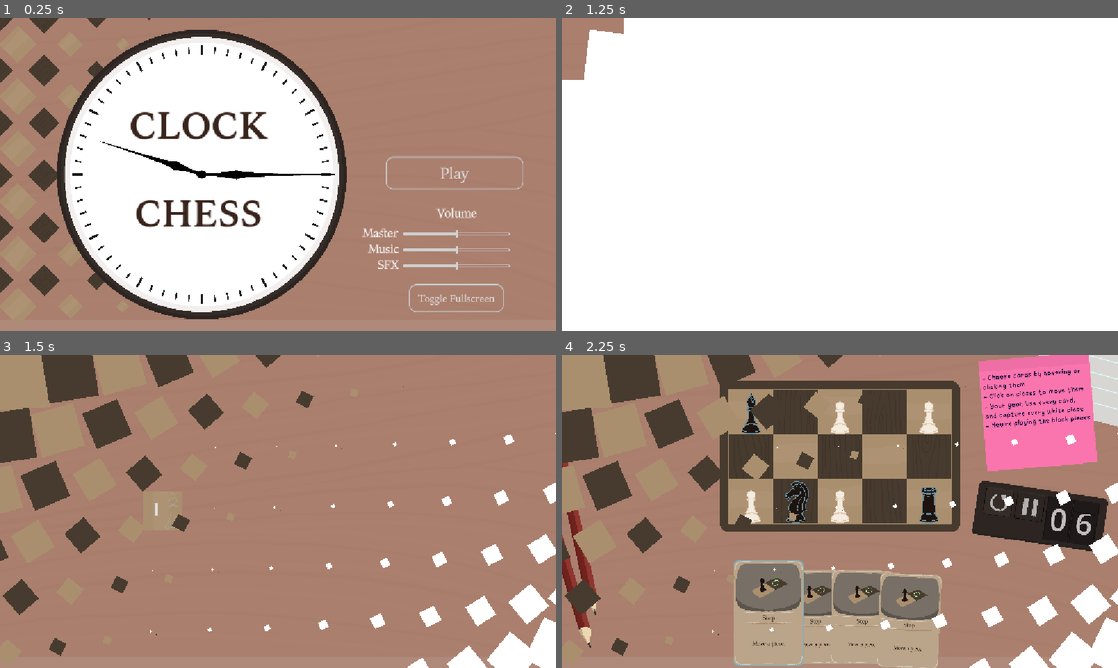
Above: before the commit, frames 1-4 (two rows, left to right).
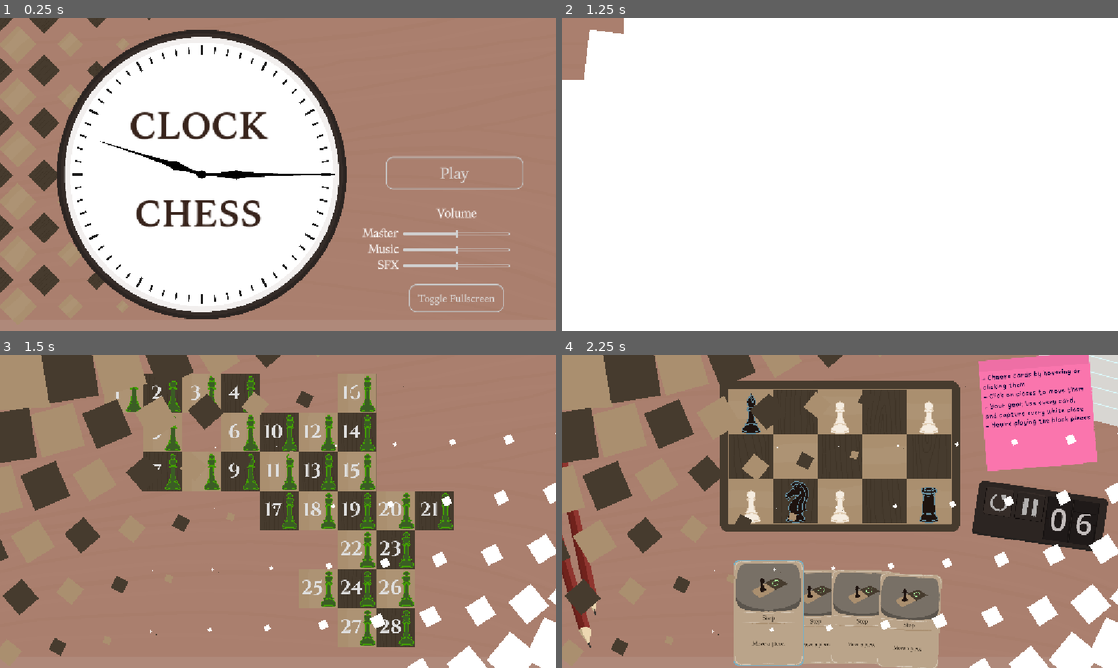
Above: after the commit, the same moments.

Repository: yourname3/gmtk-2026
Game: Godot game, scene res://main_menu/main_menu.tscn
Two runs of this game, one before a commit and one after it. Both use one fixed random seed, a clock stepped at 60 frames per second and the inputs below.
Inputs (mouse positions are in pixels of both pictures, inside the frame that each line leads up to):
- Up to frame 1 (0.25 s): no input
- Up to frame 2 (1.25 s): click "Play" at 0.5 s
- Up to frame 3 (1.5 s): click "1" at 1.25 s
- Up to frame 4 (2.25 s): click (1001, 502) at 2 s

Frames 1-2 are identical in both runs. In frame 3, 14% of the frame differs, in the area x 20-82%, y 6-94%; in frame 4, nothing differs.

Commit message:
initial version of level arrangment

Diff:
--- a/global.gd
+++ b/global.gd
@@ -14,10 +14,10 @@
 	&"res://levels/level_intro_variation.tscn", # easy enough
 	&"res://levels/transform_rook.tscn", # not so hard
 	&"res://levels/sacrifice_bishop_staredown.tscn", # tricky / harder side
-	&"res://levels/careful_xmove_align.tscn", # medium
+	&"res://levels/careful_xmove_align.tscn", # medium [not ver yhard]
 
-	&"res://levels/charge_lineup_variation2.tscn", # < medium ?
-	&"res://levels/forced_own_kill.tscn", # trickier
+	&"res://levels/charge_lineup_variation2.tscn", # < medium ? [still seems easier side]
+	&"res://levels/forced_own_kill.tscn", # trickier / harder side of easy/medium
 	&"res://levels/level_random1.tscn", # trickier (esp. as compared to careful_xmove_align)
 	&"res://levels/pawn_charge1.tscn", # tricky! hard! (first pawn up charge... need to pay attention to these.)
 	&"res://levels/rook_laser.tscn", # hard
@@ -79,7 +79,7 @@
 	print("avail level count = ", level_names.size())
 	load_save_data()
 	# debug mode: clear save
-	# save_data.completed_levels = {}
+	save_data.completed_levels = {}
 	already_completed_levels = save_data.completed_levels.duplicate()
 
 	# Initialize music. We will load it when possible.
--- a/level_select/level_select.tscn
+++ b/level_select/level_select.tscn
@@ -30,184 +30,235 @@
 zoom = Vector2(0.315, 0.315)
 
 [node name="Button" parent="." unique_id=324410128 instance=ExtResource("3_kxnyd")]
-offset_top = 512.0
-offset_bottom = 767.0
-
-[node name="Button2" parent="." unique_id=878363925 instance=ExtResource("3_kxnyd")]
+offset_left = -256.0
+offset_top = -256.0
+offset_right = 0.0
+offset_bottom = -1.0
+text = " 1"
+
+[node name="Button2" parent="." unique_id=569657612 instance=ExtResource("3_kxnyd")]
+offset_top = -256.0
+offset_bottom = -1.0
+text = " 2"
+level_number = 2
+display_number = 2
+
+[node name="Button3" parent="." unique_id=142948133 instance=ExtResource("3_kxnyd")]
 offset_left = 256.0
-offset_top = 512.0
+offset_top = -256.0
 offset_right = 512.0
-offset_bottom = 767.0
-number = 1
-
-[node name="Button3" parent="." unique_id=844356856 instance=ExtResource("3_kxnyd")]
-offset_top = 256.0
-offset_bottom = 511.0
-number = 2
-
-[node name="Button4" parent="." unique_id=2048051211 instance=ExtResource("3_kxnyd")]
-offset_left = 256.0
-offset_top = 256.0
-offset_right = 512.0
-offset_bottom = 511.0
-number = 3
-
-[node name="Button5" parent="." unique_id=600536476 instance=ExtResource("3_kxnyd")]
-offset_left = 256.0
-offset_right = 512.0
-number = 4
-
-[node name="Button6" parent="." unique_id=1584553499 instance=ExtResource("3_kxnyd")]
-offset_left = 256.0
-offset_top = -256.0
-offset_right = 512.0
-offset_bottom = -1.0
-number = 5
-
-[node name="Button7" parent="." unique_id=1746998881 instance=ExtResource("3_kxnyd")]
+offset_bottom = -1.0
+text = " 3"
+level_number = 3
+display_number = 3
+
+[node name="Button4" parent="." unique_id=484114945 instance=ExtResource("3_kxnyd")]
 offset_left = 512.0
 offset_top = -256.0
 offset_right = 768.0
 offset_bottom = -1.0
-number = 6
-
-[node name="Button8" parent="." unique_id=942043987 instance=ExtResource("3_kxnyd")]
+text = " 11"
+level_number = 11
+display_number = 4
+
+[node name="Button5" parent="." unique_id=1929442750 instance=ExtResource("3_kxnyd")]
+text = " 5"
+level_number = 5
+display_number = 5
+
+[node name="Button6" parent="." unique_id=1661620385 instance=ExtResource("3_kxnyd")]
 offset_left = 512.0
 offset_right = 768.0
-number = 7
-
-[node name="Button9" parent="." unique_id=2119975314 instance=ExtResource("3_kxnyd")]
+text = " 12"
+level_number = 12
+display_number = 6
+
+[node name="Button7" parent="." unique_id=537488257 instance=ExtResource("3_kxnyd")]
+offset_top = 256.0
+offset_bottom = 511.0
+text = " 21"
+level_number = 21
+display_number = 7
+
+[node name="Button8" parent="." unique_id=519923231 instance=ExtResource("3_kxnyd")]
+offset_left = 256.0
+offset_top = 256.0
+offset_right = 512.0
+offset_bottom = 511.0
+text = " 14"
+level_number = 14
+display_number = 8
+
+[node name="Button9" parent="." unique_id=1931939235 instance=ExtResource("3_kxnyd")]
+offset_left = 512.0
+offset_top = 256.0
+offset_right = 768.0
+offset_bottom = 511.0
+text = " 15"
+level_number = 15
+display_number = 9
+
+[node name="Button10" parent="." unique_id=770432558 instance=ExtResource("3_kxnyd")]
 offset_left = 768.0
 offset_right = 1024.0
-number = 8
-
-[node name="Button10" parent="." unique_id=691804079 instance=ExtResource("3_kxnyd")]
-offset_left = 1024.0
-offset_right = 1280.0
-number = 9
-
-[node name="Button11" parent="." unique_id=1105051445 instance=ExtResource("3_kxnyd")]
-offset_left = 1024.0
-offset_top = 256.0
-offset_right = 1280.0
-offset_bottom = 511.0
-number = 10
-
-[node name="Button12" parent="." unique_id=117081686 instance=ExtResource("3_kxnyd")]
+text = " 22"
+level_number = 22
+display_number = 10
+
+[node name="Button11" parent="." unique_id=278381115 instance=ExtResource("3_kxnyd")]
 offset_left = 768.0
 offset_top = 256.0
 offset_right = 1024.0
 offset_bottom = 511.0
-number = 11
-
-[node name="Button13" parent="." unique_id=1781662565 instance=ExtResource("3_kxnyd")]
+text = " 6"
+level_number = 6
+display_number = 11
+
+[node name="Button12" parent="." unique_id=1558478643 instance=ExtResource("3_kxnyd")]
+offset_left = 1024.0
+offset_right = 1280.0
+text = " 23"
+level_number = 23
+display_number = 12
+
+[node name="Button13" parent="." unique_id=805427752 instance=ExtResource("3_kxnyd")]
+offset_left = 1024.0
+offset_top = 256.0
+offset_right = 1280.0
+offset_bottom = 511.0
+text = " 4"
+level_number = 4
+display_number = 13
+
+[node name="Button14" parent="." unique_id=449598484 instance=ExtResource("3_kxnyd")]
+offset_left = 1280.0
+offset_right = 1536.0
+text = " 27"
+level_number = 27
+display_number = 14
+
+[node name="Button15" parent="." unique_id=1853285703 instance=ExtResource("3_kxnyd")]
+offset_left = 1280.0
+offset_top = 256.0
+offset_right = 1536.0
+offset_bottom = 511.0
+text = " 9"
+level_number = 9
+display_number = 15
+
+[node name="Button16" parent="." unique_id=1187326914 instance=ExtResource("3_kxnyd")]
+offset_left = 1280.0
+offset_top = -256.0
+offset_right = 1536.0
+offset_bottom = -1.0
+text = " 26"
+level_number = 26
+display_number = 16
+
+[node name="Button17" parent="." unique_id=1612647310 instance=ExtResource("3_kxnyd")]
 offset_left = 768.0
 offset_top = 512.0
 offset_right = 1024.0
 offset_bottom = 767.0
-number = 12
-
-[node name="Button14" parent="." unique_id=1007305185 instance=ExtResource("3_kxnyd")]
-offset_left = 1024.0
-offset_top = 512.0
-offset_right = 1280.0
-offset_bottom = 767.0
-number = 13
-
-[node name="Button15" parent="." unique_id=1731613347 instance=ExtResource("3_kxnyd")]
-offset_left = 1280.0
-offset_top = 512.0
-offset_right = 1536.0
-offset_bottom = 767.0
-number = 14
-
-[node name="Button16" parent="." unique_id=1468558147 instance=ExtResource("3_kxnyd")]
-offset_left = 1024.0
+text = " 7"
+level_number = 7
+display_number = 17
+
+[node name="Button18" parent="." unique_id=1529749620 instance=ExtResource("3_kxnyd")]
+offset_left = 1024.0
+offset_top = 512.0
+offset_right = 1280.0
+offset_bottom = 767.0
+text = " 8"
+level_number = 8
+display_number = 18
+
+[node name="Button19" parent="." unique_id=922096048 instance=ExtResource("3_kxnyd")]
+offset_left = 1280.0
+offset_top = 512.0
+offset_right = 1536.0
+offset_bottom = 767.0
+text = " 10"
+level_number = 10
+display_number = 19
+
+[node name="Button20" parent="." unique_id=597269284 instance=ExtResource("3_kxnyd")]
+offset_left = 1536.0
+offset_top = 512.0
+offset_right = 1792.0
+offset_bottom = 767.0
+text = " 17"
+level_number = 17
+display_number = 20
+
+[node name="Button21" parent="." unique_id=1417070612 instance=ExtResource("3_kxnyd")]
+offset_left = 1792.0
+offset_top = 512.0
+offset_right = 2048.0
+offset_bottom = 767.0
+text = " 16"
+level_number = 16
+display_number = 21
+
+[node name="Button22" parent="." unique_id=1712566529 instance=ExtResource("3_kxnyd")]
+offset_left = 1280.0
 offset_top = 768.0
-offset_right = 1280.0
+offset_right = 1536.0
 offset_bottom = 1023.0
-number = 15
-
-[node name="Button17" parent="." unique_id=2127793266 instance=ExtResource("3_kxnyd")]
-offset_left = 768.0
+text = " 20"
+level_number = 20
+display_number = 22
+
+[node name="Button23" parent="." unique_id=757046636 instance=ExtResource("3_kxnyd")]
+offset_left = 1536.0
 offset_top = 768.0
-offset_right = 1024.0
+offset_right = 1792.0
 offset_bottom = 1023.0
-number = 16
-
-[node name="Button18" parent="." unique_id=404317645 instance=ExtResource("3_kxnyd")]
-offset_left = 1024.0
+text = " 13"
+level_number = 13
+display_number = 23
+
+[node name="Button24" parent="." unique_id=1030000341 instance=ExtResource("3_kxnyd")]
+offset_left = 1280.0
 offset_top = 1024.0
-offset_right = 1280.0
+offset_right = 1536.0
 offset_bottom = 1279.0
-number = 17
-
-[node name="Button19" parent="." unique_id=54575893 instance=ExtResource("3_kxnyd")]
-offset_left = 768.0
+text = " 19"
+level_number = 19
+display_number = 24
+
+[node name="Button25" parent="." unique_id=217732646 instance=ExtResource("3_kxnyd")]
+offset_left = 1024.0
 offset_top = 1024.0
-offset_right = 1024.0
+offset_right = 1280.0
 offset_bottom = 1279.0
-number = 18
-
-[node name="Button20" parent="." unique_id=618172446 instance=ExtResource("3_kxnyd")]
-offset_left = 512.0
+text = " 18"
+level_number = 18
+display_number = 25
+
+[node name="Button26" parent="." unique_id=1402779627 instance=ExtResource("3_kxnyd")]
+offset_left = 1536.0
 offset_top = 1024.0
-offset_right = 768.0
+offset_right = 1792.0
 offset_bottom = 1279.0
-number = 19
-
-[node name="Button21" parent="." unique_id=727779849 instance=ExtResource("3_kxnyd")]
-offset_left = 256.0
-offset_top = 1024.0
-offset_right = 512.0
-offset_bottom = 1279.0
-number = 20
-
-[node name="Button22" parent="." unique_id=198209036 instance=ExtResource("3_kxnyd")]
-offset_left = 512.0
+text = " 24"
+level_number = 24
+display_number = 26
+
+[node name="Button27" parent="." unique_id=1554442288 instance=ExtResource("3_kxnyd")]
+offset_left = 1280.0
 offset_top = 1280.0
-offset_right = 768.0
+offset_right = 1536.0
 offset_bottom = 1535.0
-number = 21
-
-[node name="Button23" parent="." unique_id=858262032 instance=ExtResource("3_kxnyd")]
-offset_left = 768.0
+text = " 25"
+level_number = 25
+display_number = 27
+
+[node name="Button28" parent="." unique_id=267500276 instance=ExtResource("3_kxnyd")]
+offset_left = 1536.0
 offset_top = 1280.0
-offset_right = 1024.0
+offset_right = 1792.0
 offset_bottom = 1535.0
-number = 22
-
-[node name="Button24" parent="." unique_id=590187296 instance=ExtResource("3_kxnyd")]
-offset_left = 1024.0
-offset_top = 1280.0
-offset_right = 1280.0
-offset_bottom = 1535.0
-number = 23
-
-[node name="Button25" parent="." unique_id=1000407654 instance=ExtResource("3_kxnyd")]
-offset_left = 1280.0
-offset_top = 1024.0
-offset_right = 1536.0
-offset_bottom = 1279.0
-number = 24
-
-[node name="Button26" parent="." unique_id=295203948 instance=ExtResource("3_kxnyd")]
-offset_left = 1280.0
-offset_top = 1280.0
-offset_right = 1536.0
-offset_bottom = 1535.0
-number = 25
-
-[node name="Button27" parent="." unique_id=656104611 instance=ExtResource("3_kxnyd")]
-offset_left = 1536.0
-offset_top = 1024.0
-offset_right = 1792.0
-offset_bottom = 1279.0
-number = 26
-
-[node name="Button28" parent="." unique_id=139356389 instance=ExtResource("3_kxnyd")]
-offset_left = 1536.0
-offset_top = 1280.0
-offset_right = 1792.0
-offset_bottom = 1535.0
-number = 27
+text = " 28"
+level_number = 28
+display_number = 28
--- a/level_select/level_select_button.gd
+++ b/level_select/level_select_button.gd
@@ -2,7 +2,12 @@
 extends Button
 class_name LevelSelectButton
 
-@export var number: int = 0
+## Now no longer used as index, but as the "name" of the level (from previous versions)
+@export var level_number: int = 1
+## Display number
+@export var display_number: int = 1
+
+@onready var number = level_number - 1
 
 var newly_unlocked: bool = false
 var board_offset: int = 0 # offset used for computing region, 0-15
@@ -23,7 +28,7 @@
 	#super._ready()
 	mouse_entered.connect(func(): ButtonSFX.hover.play())
 
-	%Label.text = str(number + 1)
+	%Label.text = str(display_number)
 	text = ""
 	if Engine.is_editor_hint(): return
 
@@ -35,7 +40,7 @@
 	)
 
 	var t := tile()
-	var tile_column = (t.x + t.y) % 2
+	var tile_column = ((t.x + t.y) % 2 + 2) % 2
 
 	var tile_row: int = (board_offset / 4)
 	tile_column += (board_offset % 4) * 2
@@ -54,5 +59,5 @@
 
 func _process(delta: float) -> void:
 	if Engine.is_editor_hint():
-		%Label.text = str(number + 1)
-		text = ""
+		%Label.text = str(display_number)
+		text = str(" ", level_number)
--- a/level_select/level_select_button.tscn
+++ b/level_select/level_select_button.tscn
@@ -141,12 +141,14 @@
 pivot_offset = Vector2(128, 128)
 theme_override_colors/font_disabled_color = Color(0.8745098, 0.8745098, 0.8745098, 1)
 theme_override_fonts/font = ExtResource("1_1sqxu")
-theme_override_font_sizes/font_size = 125
+theme_override_font_sizes/font_size = 60
 theme_override_styles/normal = SubResource("StyleBoxEmpty_kp0lh")
 theme_override_styles/pressed = SubResource("StyleBoxFlat_mtmfa")
 theme_override_styles/hover = SubResource("StyleBoxFlat_lqw5f")
 theme_override_styles/disabled = SubResource("StyleBoxEmpty_1sqxu")
 theme_override_styles/focus = SubResource("StyleBoxEmpty_mgq0h")
+text = "1"
+alignment = 0
 script = ExtResource("2_1sqxu")
 
 [node name="Selected" type="AudioStreamPlayer" parent="." unique_id=213807474]
--- a/levels/forced_own_kill.tscn
+++ b/levels/forced_own_kill.tscn
@@ -9,7 +9,10 @@
 [node name="Level" unique_id=1114344541 instance=ExtResource("1_8jueq")]
 
 [node name="ChessBoard" parent="." index="1" unique_id=854148038]
-layer_0/tile_data = PackedInt32Array(0, 0, 0, 65537, 0, 0, 131074, 0, 0, 1, 65536, 0, 65538, 65536, 0, 131075, 65536, 0, 65536, 65536, 0, 131073, 65536, 0, 2, 0, 0, 65539, 0, 0, 131072, 0, 0, 3, 65536, 0, 65540, 65536, 0, 196610, 65536, 0, 196608, 65536, 0, 262145, 65536, 0, 262147, 65536, 0, 196612, 65536, 0, 262144, 0, 0, 196609, 0, 0, 262146, 0, 0, 196611, 0, 0, 262148, 0, 0, 131076, 0, 0, 4, 0, 0)
+layer_0/tile_data = PackedInt32Array(0, 0, 0, 65537, 0, 0, 131074, 0, 0, 196611, 0, 0, 262148, 0, 0, 1, 65536, 0, 131075, 65536, 0, 196612, 65536, 0, 65536, 65536, 0, 131073, 65536, 0, 196610, 65536, 0, 262147, 65536, 0, 2, 0, 0, 65539, 0, 0, 131076, 0, 0, 131072, 0, 0, 196609, 0, 0, 262146, 0, 0, 196608, 65536, 0, 262145, 65536, 0, 262144, 0, 0, 3, 65536, 0, 65540, 65536, 0, 4, 0, 0)
+
+[node name="Trim" parent="ChessBoard" index="1" unique_id=668759574]
+tile_map_data = PackedByteArray(0, 0, 2, 0, 1, 0, 0, 0, 1, 0, 1, 0, 0, 0)
 
 [node name="Piece" parent="." index="2" unique_id=1638246795 instance=ExtResource("2_4aaa7")]
 position = Vector2(1024, 512)
--- a/levels/level_holes.tscn
+++ b/levels/level_holes.tscn
@@ -3,7 +3,6 @@
 [ext_resource type="PackedScene" uid="uid://1bape5xetsht" path="res://level_base.tscn" id="1_6qo5s"]
 [ext_resource type="PackedScene" uid="uid://c2kifjh1wo0y5" path="res://piece/piece.tscn" id="2_6kkwe"]
 [ext_resource type="Script" uid="uid://dfant1e3uq18d" path="res://card/card_data.gd" id="3_wvro2"]
-[ext_resource type="Resource" uid="uid://2j0d8g238d0v" path="res://cards/move_any_then_sacrifice_on_capture.tres" id="4_6kkwe"]
 [ext_resource type="Resource" uid="uid://blm2qo2rq08c6" path="res://cards/repeat_move_once.tres" id="5_0f600"]
 [ext_resource type="Resource" uid="uid://cecxt4qg5sf8j" path="res://cards/move_any_twice_killer.tres" id="7_6kkwe"]
 [ext_resource type="Resource" uid="uid://b3gif8w5gjjkt" path="res://cards/move_any_then_knight_on_capture.tres" id="7_wvro2"]
@@ -46,7 +45,7 @@
 is_black = false
 
 [node name="CardHand" parent="CanvasLayer/Control" parent_id_path=PackedInt32Array(746026494) index="0" unique_id=850826435]
-cards = Array[ExtResource("3_wvro2")]([ExtResource("4_6kkwe"), ExtResource("5_0f600"), ExtResource("7_6kkwe"), ExtResource("7_wvro2"), ExtResource("8_wvro2")])
+cards = Array[ExtResource("3_wvro2")]([ExtResource("5_0f600"), ExtResource("7_6kkwe"), ExtResource("7_wvro2"), ExtResource("8_wvro2")])
 metadata/_edit_lock_ = true
 
 [node name="CardAnchor" parent="CanvasLayer/Control/CardHand" index="4" unique_id=625709137]
--- a/levels/random6.tscn
+++ b/levels/random6.tscn
@@ -22,8 +22,8 @@
 type = 4
 
 [node name="Piece2" parent="." index="6" unique_id=981933192 instance=ExtResource("2_6aysu")]
-position = Vector2(1280, 1280)
-type = 3
+position = Vector2(768, 0)
+type = 2
 
 [node name="Piece3" parent="." index="7" unique_id=939880365 instance=ExtResource("2_6aysu")]
 position = Vector2(768, 768)
@@ -39,17 +39,22 @@
 type = 4
 is_black = false
 
-[node name="Piece6" parent="." index="10" unique_id=1245917758 instance=ExtResource("2_6aysu")]
+[node name="Piece10" parent="." index="10" unique_id=1364723293 instance=ExtResource("2_6aysu")]
+position = Vector2(512, 1024)
+type = 3
+is_black = false
+
+[node name="Piece6" parent="." index="11" unique_id=1245917758 instance=ExtResource("2_6aysu")]
 position = Vector2(1536, 768)
 is_black = false
 
-[node name="Piece8" parent="." index="11" unique_id=1261074087 instance=ExtResource("2_6aysu")]
+[node name="Piece8" parent="." index="12" unique_id=1261074087 instance=ExtResource("2_6aysu")]
 position = Vector2(1280, 768)
 is_black = false
 
-[node name="Piece9" parent="." index="12" unique_id=1607199685 instance=ExtResource("2_6aysu")]
+[node name="Piece9" parent="." index="13" unique_id=1607199685 instance=ExtResource("2_6aysu")]
 position = Vector2(1024, 768)
 is_black = false
 
-[node name="Piece7" parent="." index="13" unique_id=34970473 instance=ExtResource("2_6aysu")]
+[node name="Piece7" parent="." index="14" unique_id=34970473 instance=ExtResource("2_6aysu")]
 position = Vector2(768, 1536)
--- a/levels/transform_rook.tscn
+++ b/levels/transform_rook.tscn
@@ -4,7 +4,7 @@
 [ext_resource type="PackedScene" uid="uid://c2kifjh1wo0y5" path="res://piece/piece.tscn" id="2_88bnr"]
 [ext_resource type="Script" uid="uid://dfant1e3uq18d" path="res://card/card_data.gd" id="3_ncwog"]
 [ext_resource type="Resource" uid="uid://d0deoaiqlkevd" path="res://cards/move_any_x_times.tres" id="4_vhriu"]
-[ext_resource type="Resource" uid="uid://blm2qo2rq08c6" path="res://cards/repeat_move_once.tres" id="5_dqnsy"]
+[ext_resource type="Resource" uid="uid://k0oqnrxkk7dt" path="res://cards/move_any.tres" id="5_ncwog"]
 [ext_resource type="Resource" uid="uid://bpt24de36uqyt" path="res://cards/transform_any_rook.tres" id="6_jwtk1"]
 
 [node name="Level" unique_id=1114344541 instance=ExtResource("1_1hcpy")]
@@ -28,4 +28,4 @@
 is_black = false
 
 [node name="CardHand" parent="CanvasLayer/Control" parent_id_path=PackedInt32Array(746026494) index="0" unique_id=850826435]
-cards = Array[ExtResource("3_ncwog")]([ExtResource("4_vhriu"), ExtResource("5_dqnsy"), ExtResource("6_jwtk1")])
+cards = Array[ExtResource("3_ncwog")]([ExtResource("4_vhriu"), ExtResource("5_ncwog"), ExtResource("6_jwtk1")])
--- a/save_data.gd
+++ b/save_data.gd
@@ -4,5 +4,5 @@
 @export var completed_levels: Dictionary[int, bool] = {}
 
 func level_completed(idx: int) -> bool:
-	#return true # debug mode
+	return true # debug mode
 	return completed_levels.has(idx)
